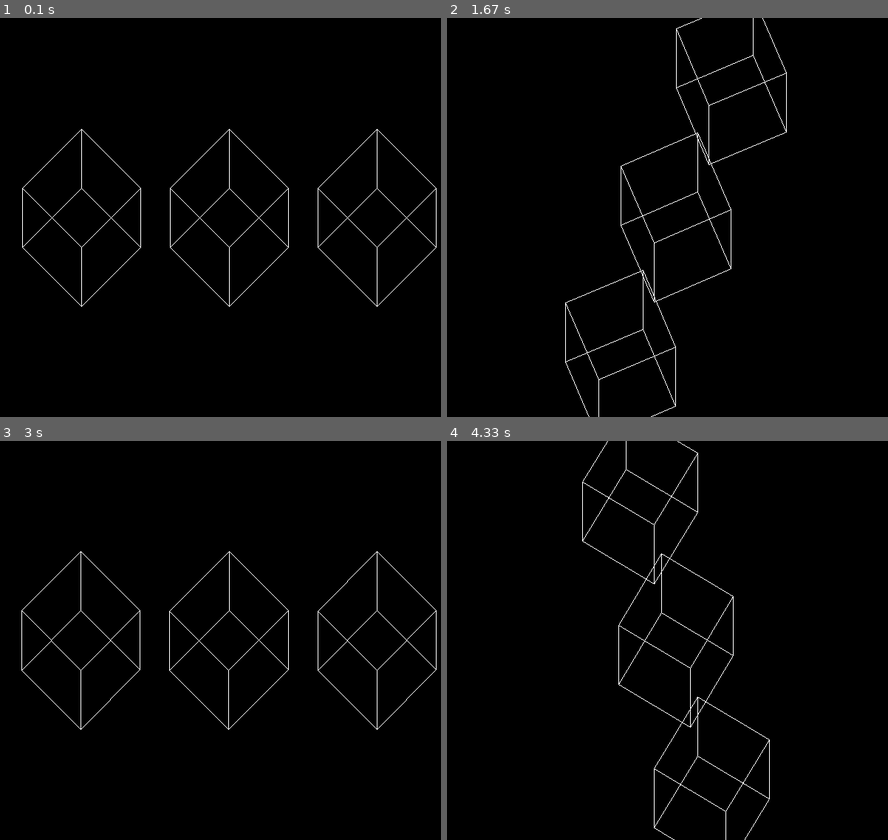
Above: before the commit, frames 1-4 (two rows, left to right).
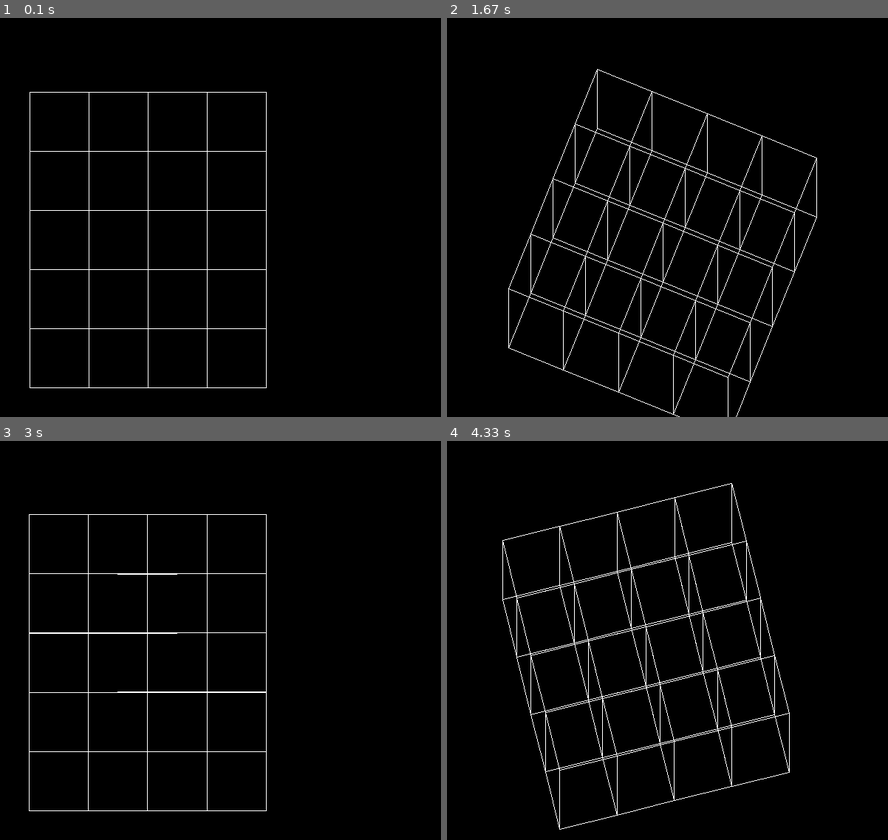
Above: after the commit, the same moments.

Repository: IustinianT/3D-Cube
Game: pygame game, started from Cube 3D (Pygame).py
Two runs of this game, one before a commit and one after it. Both use one fixed random seed, a clock stepped at 60 frames per second and the inputs below.
Inputs:
- Up to frame 1 (0.1 s): no input
- Up to frame 2 (1.67 s): hold Right 0.33-0.8 s; hold Right 1.17-1.63 s
- Up to frame 3 (3 s): hold Left 1.67-2.2 s; hold Left 2.57-2.97 s
- Up to frame 4 (4.33 s): hold Right 3.4-4.03 s

The runs differ from the first frame. In frame 1, 2.1% of the frame differs, in the area x 5-99%, y 18-93%; in frame 2, 3.3%; in frame 3, 2.2%; in frame 4, 3.4%, in the area x 12-78%, y 0-100%.

Commit message:
Generate cubes function (tileset)

Diff:
--- a/Cube 3D (Pygame).py
+++ b/Cube 3D (Pygame).py
@@ -38,6 +38,17 @@
         self.p8 = [self.points[3][0], self.points[3][1]+self.height]
         self.points2 = [self.p5, self.p6, self.p7, self.p8]
 
+def generate_cubes( x, y, focused_cube = 1, amount = 3, size = 80):
+    generated_cubes = []
+    for i in range(0, amount*size, size):
+        for j in range(0, amount*size, size):
+            generated_cubes.append(Cube([x+i, y+j], [x+size+i, y+j], [x+size+i, y+size+j], [x+i, y+size+j], size))
+
+    for cube in generated_cubes:
+        cube.center = generated_cubes[focused_cube - 1].center
+
+    return generated_cubes
+
 def main():
     pygame.init()
     screen_size = [780, 540]
@@ -49,22 +60,27 @@
 
     cube_list = []
 
-    cube = Cube([290,230], [370,150], [450,230], [370,310], 80)
+    cube = Cube([290,230], [370,230], [370,310], [290,310], 80)
     cube_list.append(cube)
-    cube2 = Cube([90,230], [170,150], [250,230], [170,310], 80)
+    cube2 = Cube([210,230], [290,230], [290,310], [210,310], 80)
     cube2.center = cube.center
     cube_list.append(cube2)
-    cube3 = Cube([490,230], [570,150], [650,230], [570,310], 80)
+    cube3 = Cube([370,230], [450,230], [450,310], [370,310], 80)
     cube3.center = cube.center
     cube_list.append(cube3)
     degrees_per_frame = 2
+
+    generated_cubes = generate_cubes(100, 100, 11, 4, 80)
 
     end = False
     while end == False:
         clock.tick(60)
         screen.fill([0, 0, 0])
 
-        for cub in cube_list:
+        #for cub in cube_list:
+            #cub.draw(screen)
+
+        for cub in generated_cubes:
             cub.draw(screen)
 
         keys = pygame.key.get_pressed()
@@ -72,8 +88,12 @@
         if keys[pygame.K_RIGHT]:
             for cub in cube_list:
                 cub.rotate_horizontally(degrees_per_frame)
+            for cub in generated_cubes:
+                cub.rotate_horizontally(degrees_per_frame)
         elif keys[pygame.K_LEFT]:
             for cub in cube_list:
+                cub.rotate_horizontally(-1*degrees_per_frame)
+            for cub in generated_cubes:
                 cub.rotate_horizontally(-1*degrees_per_frame)
         if keys[pygame.K_UP]:
             degrees_per_frame += 0.05
